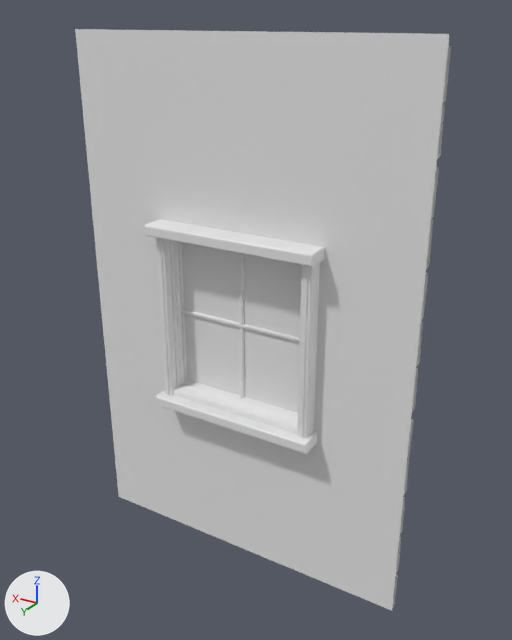
Before and after pictures for a commit that changed the FBX model Afterlife Gen 2/Assets/Art/Modular Kits/Mansion/Kit New/Wall_Window_01.fbx.
Rendered twice from a 50 mm lens placed at (-3.46, 6.78, 3.07), pointed at (-1.63, 3.72, 1.54). The lights are fixed; the arrows at lower left show +X, +Y and +Z. Where no turn or scale is listed for an object, it has been applied to the vertices.

Before the edit, the objects in view are built like this:
```python
me_plane_018 = bpy.data.meshes.new('Plane.018')
me_plane_018.from_pydata(...)  # 604 vertices, 307 faces; spans x 0.0..2.0, y -0.17..0.13, z 0.0..3.0
# faces by material slot: [112, 4, 191]
me_plane_018.materials.append(mat_wood)  # white #e7e7e7
me_plane_018.materials.append(mat_wall)  # white #e7e7e7
me_plane_018.materials.append(mat_window)  # white #e7e7e7
ob_wall_window_01 = bpy.data.objects.new('Wall_Window_01', me_plane_018)
ob_wall_window_01.location = (-2.563, 3.799, 0.0)
```
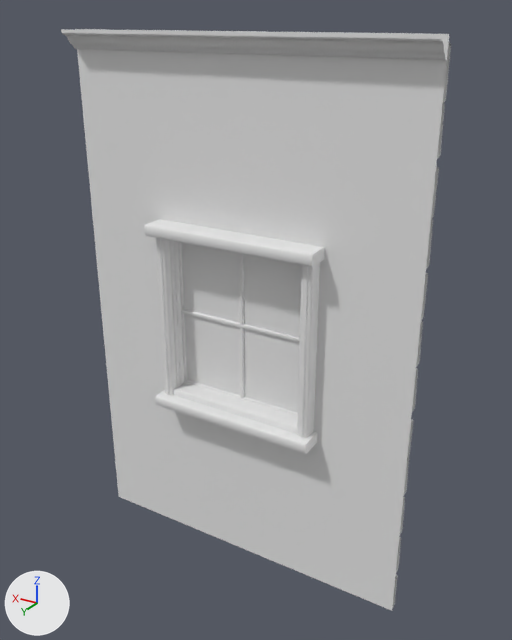
Location of each change, [x1, y1, x2, y2] in pixels of the pictures (512 x 640 px):
'Wall_Window_01', reshaped
    before: [75, 29, 451, 611]
    after: [61, 29, 451, 611]
part 1 of me_plane_018, added
    after: [61, 29, 446, 60]

The change, as a list of edits to the scene's bpy script:
```text
Change me_plane_018:
    used by ob_wall_window_01; location = (-2.563, 3.799, 0.0)
    remove me_plane_018.from_pydata(...)  # 604 vertices, 307 faces; spans x 0.0..2.0, y -0.17..0.13, z 0.0..3.0
    add me_plane_018.from_pydata(...)  # 632 vertices, 320 faces; spans x 0.0..2.0, y -0.17..0.13, z 0.0..3.0
    me_plane_018 part 1: a new loose piece of 28 vertices spanning x 0.0..2.0, y 0.0..0.1, z 2.9..3.0, in mat_wood (white #e7e7e7)
```
